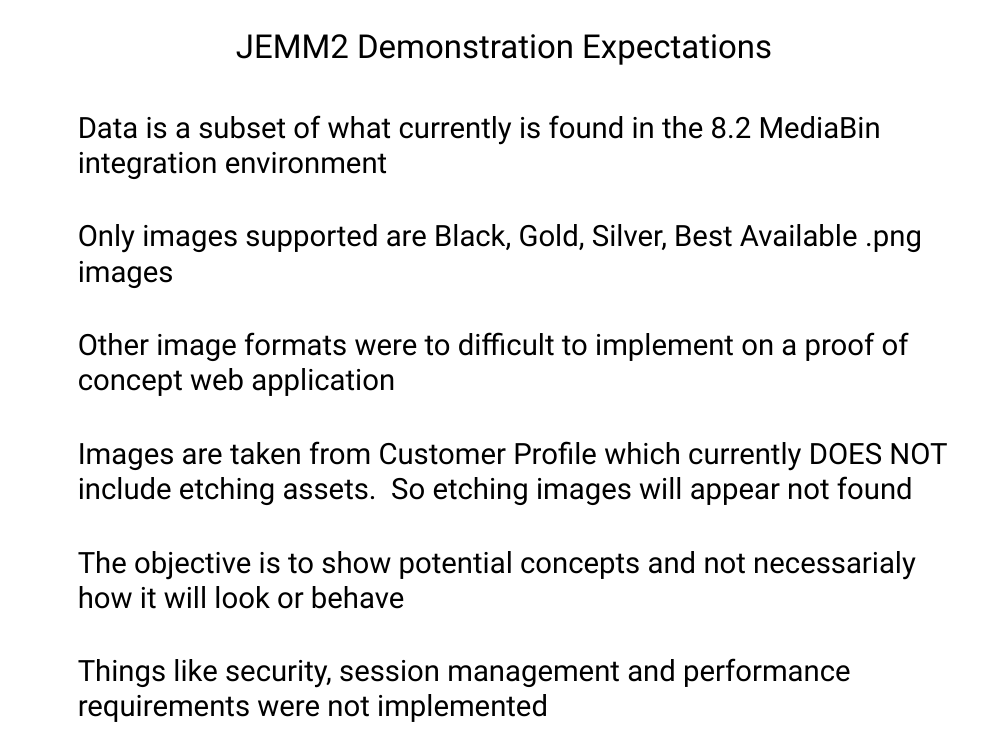
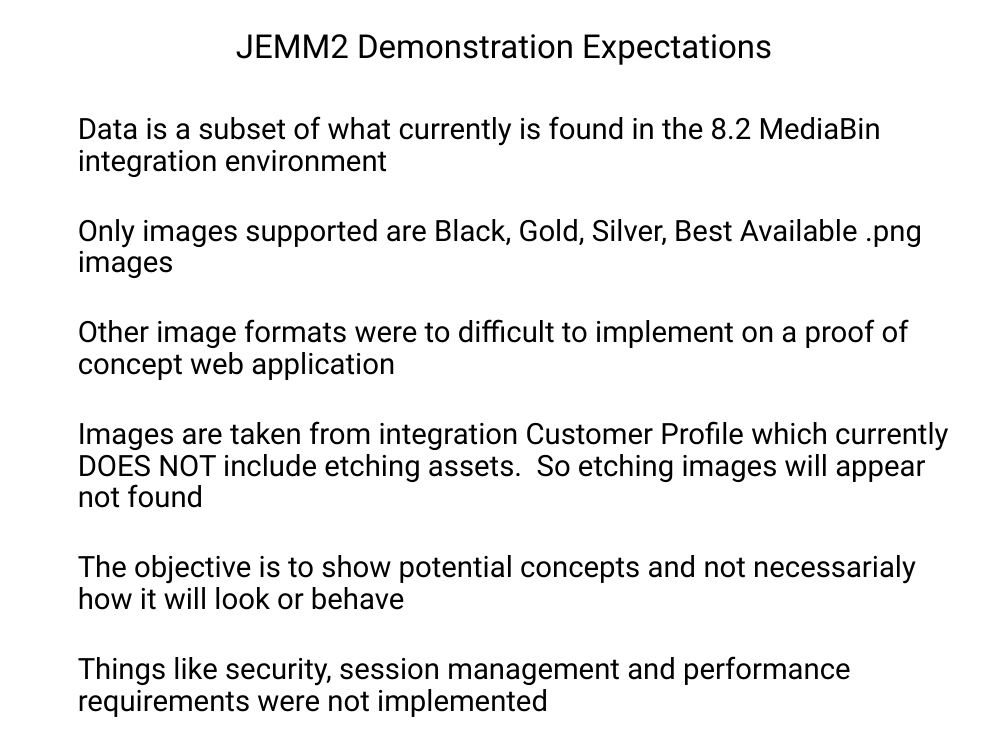
Before and after one commit to wshromoff/SOL, a slide deck: slide 16 of Files/Metadata_Groupings/Tables.pptx. Drawn at 1008x756 pixels with LibreOffice and Linux fonts; fonts in the diff are those of the drawing. Boxes give left, top, right and bottom in pixels: in the first picture for what was removed or moved away, otherwise in the second. Text is boxed around its words. In the diff, an @@ line names an element or a change of style, - is before the commit and + after.

Commit message:
Updates to the Powerpoint

```diff
--- a/Files/Metadata_Groupings/Tables.pptx
+++ b/Files/Metadata_Groupings/Tables.pptx
@@ text at (78,116,922,717): line spacing 1 to 0.9 @@
@@ text at (78,421,948,508): text changed @@
-Images are taken from Customer Profile which currently DOES NOT include etching assets. So etching images will appear not found
+Images are taken from integration Customer Profile which currently DOES NOT include etching assets. So etching images will appear not found
```
Also in this commit, not shown: 1 other slide changed.
